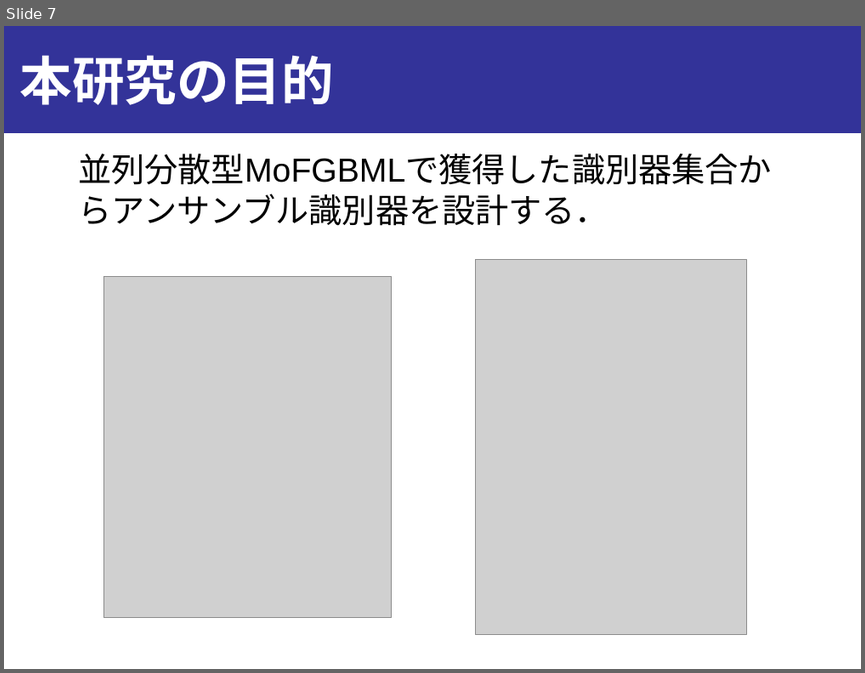
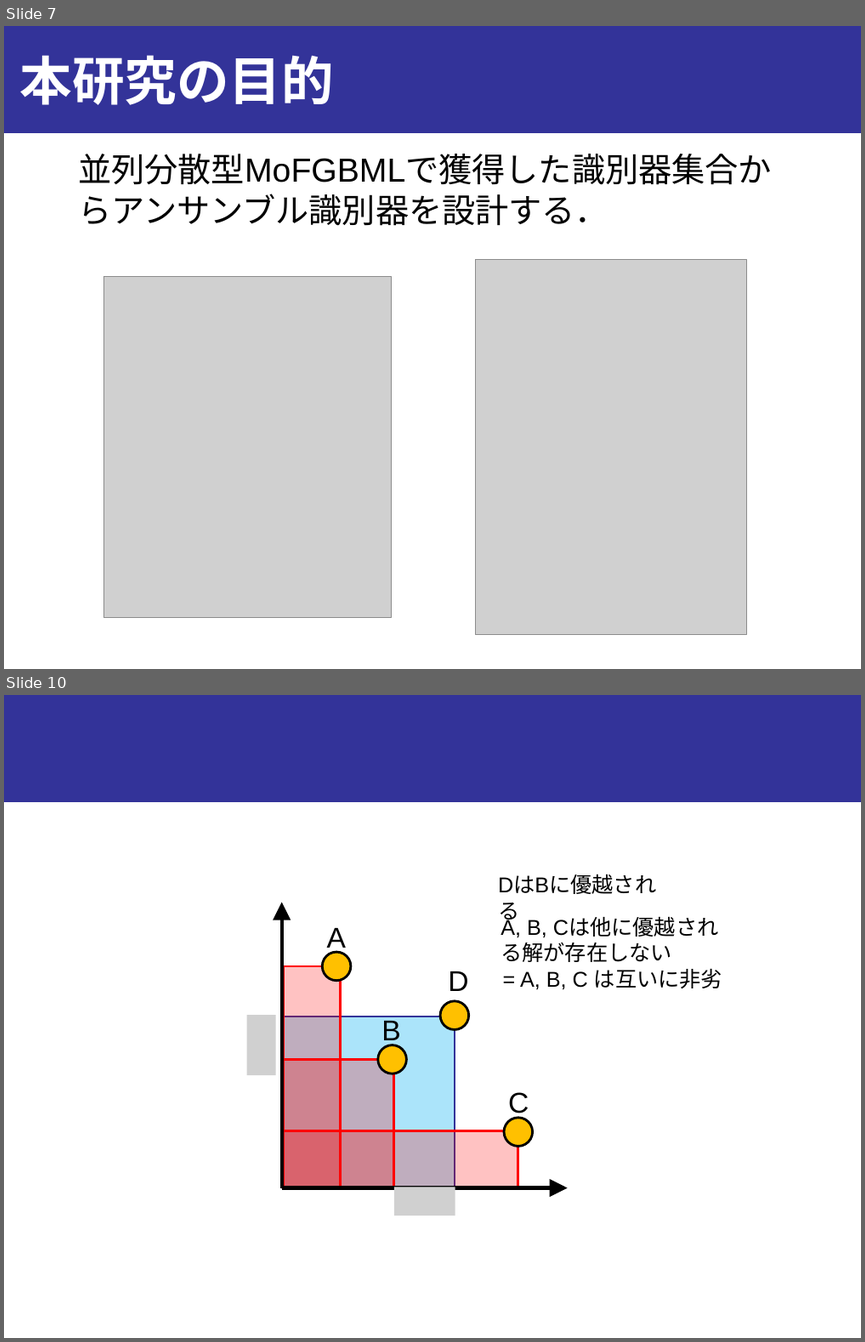
Before and after one commit to onikUone/Junior_slides, a slide deck: Junior_下書き.pptx. Shown one above the other, each under a label of ours: slide 7 before the commit, slides 7 and 10 after it; the slides between them are not shown. The pictures are 865x673 and 865x1342 pixels, drawn with LibreOffice and Linux fonts; fonts in the diff are those of the drawing; grey boxes stand for pictures. Boxes give left, top, right and bottom in pixels: in the first picture for what was removed or moved away, otherwise in the second. Text is boxed around its words. In the diff, an @@ line names an element or a change of style, - is before the commit and + after.

```diff
--- a/Junior_下書き.pptx
+++ b/Junior_下書き.pptx
@@ slide 10 added at (x1=4, y1=695, x2=861, y2=1338), background #FFFFFF; not listed: 1 template element that a slide beside it also shows @@
@@ text added at (x1=490, y1=868, x2=678, y2=902), 18 pt, text #000000 @@
+DはBに優越される
@@ text added at (x1=500, y1=918, x2=547, y2=938), 18 pt, text #000000 @@
+A, B, Cは他に優越される解が存在しない
@@ text added at (x1=327, y1=928, x2=346, y2=953), 24 pt, text #000000 @@
+A
@@ rectangle added at (x1=284, y1=966, x2=341, y2=1188), fill #FF0000 at 24% opacity, outline #FF0000 2 pt @@
@@ ellipse added at (x1=322, y1=952, x2=350, y2=981), fill #FFC000, outline #000000 2 pt @@
@@ text added at (x1=448, y1=971, x2=468, y2=991), 24 pt, text #000000 @@
+D
@@ text added at (x1=520, y1=968, x2=722, y2=990), 18 pt, text #000000 @@
+= A, B, C は互いに非劣
@@ rectangle added at (x1=283, y1=1016, x2=454, y2=1188), fill #00B0F0 at 33% opacity, outline #333399 2 pt @@
@@ text added at (x1=381, y1=1021, x2=400, y2=1046), 24 pt, text #000000 @@
+B
@@ ellipse added at (x1=440, y1=1001, x2=468, y2=1029), fill #FFC000, outline #000000 2 pt @@
@@ ellipse added at (x1=377, y1=1044, x2=406, y2=1073), fill #FFC000, outline #000000 2 pt @@
@@ rectangle added at (x1=283, y1=1059, x2=394, y2=1188), fill #FF0000 at 24% opacity, outline #FF0000 2 pt @@
@@ text added at (x1=508, y1=1092, x2=528, y2=1118), 24 pt, text #000000 @@
+C
@@ ellipse added at (x1=504, y1=1117, x2=532, y2=1145), fill #FFC000, outline #000000 2 pt @@
@@ rectangle added at (x1=283, y1=1130, x2=518, y2=1188), fill #FF0000 at 24% opacity, outline #FF0000 2 pt @@
@@ group added at (x1=247, y1=902, x2=567, y2=1216): 2 arrows, 2 pictures @@
```
Also in this commit, not shown: 7 slides changed, 3 other slides added, 3 other files.
